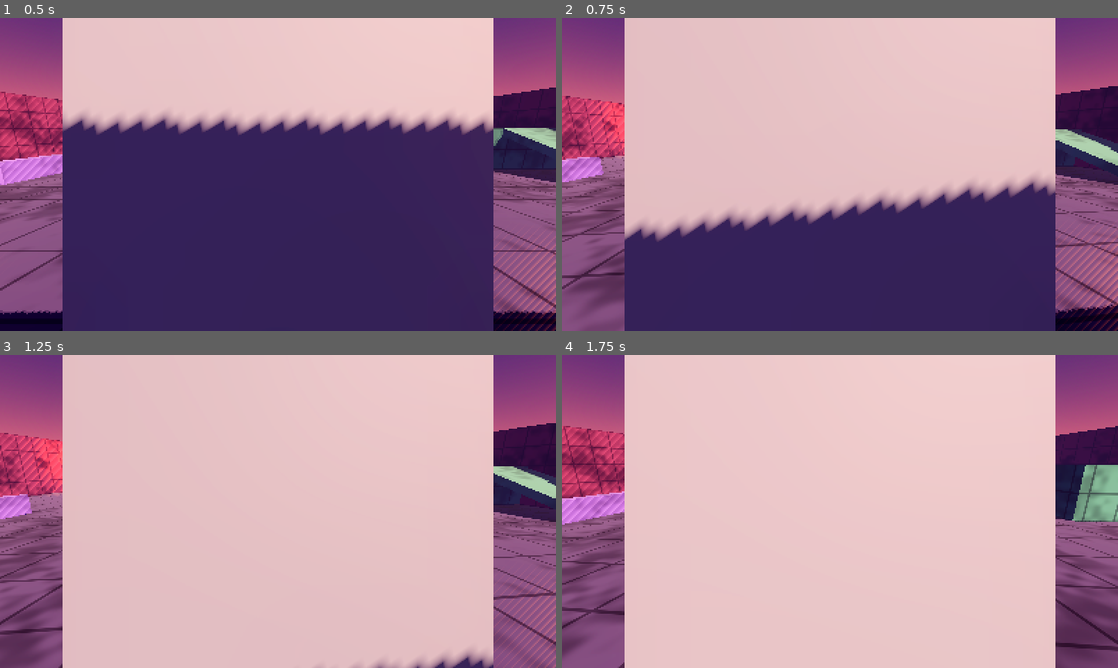
Above: before the commit, frames 1-4 (two rows, left to right).
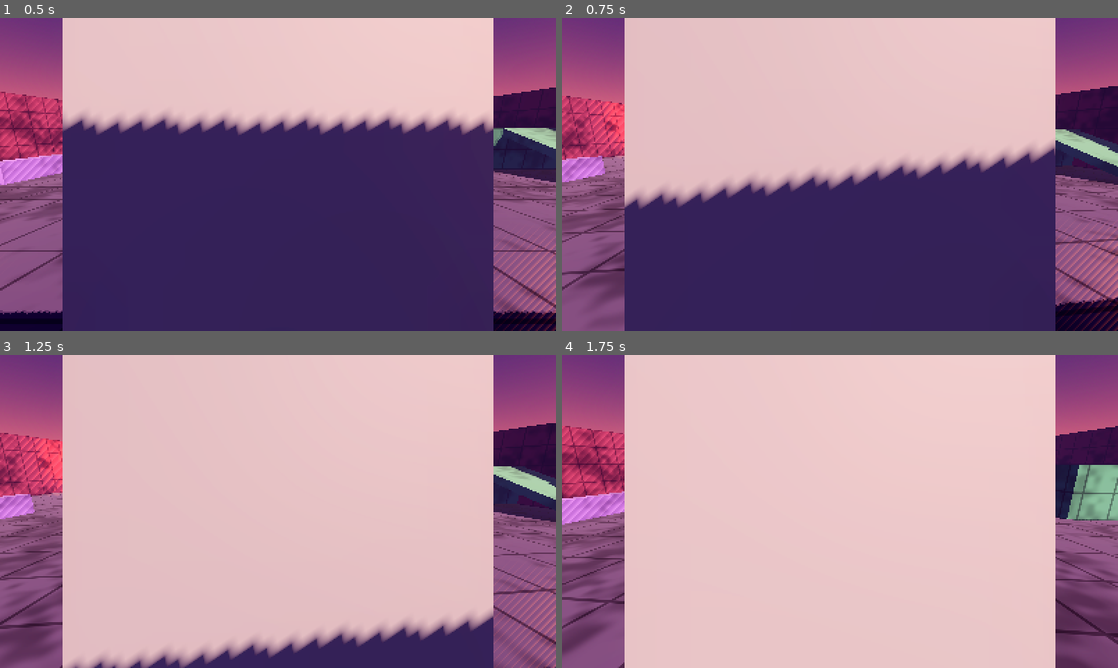
Above: after the commit, the same moments.

Repository: strahinja-gligovic/nitkov
Game: Godot game, scene res://src/world/arena.tscn
Same seed, same stepped clock (60 frames per second), same inputs: the game is played once before the commit and once after it.
Inputs (mouse positions are in pixels of both pictures, inside the frame that each line leads up to):
- Up to frame 1 (0.5 s): no input
- Up to frame 2 (0.75 s): tap Enter at 0.5 s; move the mouse to (867, 174) at 0.52 s; hold W (move_forward) from 0.53 s (still down); right-click (867, 174) at 0.6 s; click (867, 174) at 0.67 s
- Up to frame 3 (1.25 s): keep holding W (move_forward)
- Up to frame 4 (1.75 s): keep holding W (move_forward); move the mouse to (812, 511) at 1.27 s; right-click (812, 511) at 1.35 s

Frame 1 is identical in both runs. In frame 2, 12% of the frame differs, in the area x 0-100%, y 24-98%; in frame 3, 8.5%; in frame 4, 2.9%.

Commit message:
Block, parry, guard break, exhaustion in the fighter (ticket 04)
Holding block guards the front arc while idle and grounded; a block
press opens a 150ms parry window at most once per parry cooldown, and
presses during flinches stay buffered so a timed parry can escape a
chain. Exhausted fighters can't guard. Fighter integration tests step a
real fighter scene with crafted commands; scripted bot pressure checks
block -> block -> parry -> heavy guard break end to end.

Co-Authored-By: Claude Opus 5.5 <noreply@anthropic.com>

Diff:
--- a/src/combat/fighter.gd
+++ b/src/combat/fighter.gd
@@ -52,6 +52,7 @@
 	_advance_action(cmd, delta)
 	if state.is_actionable():
 		_act(cmd)
+	_update_guard(cmd)
 	_update_facing(cmd, delta)
 	_move(cmd, delta)
 
@@ -93,8 +94,32 @@
 
 ## Starts a new action from IDLE, highest priority first.
 func _act(cmd: InputCommand) -> void:
+	_try_parry()
 	if state.on_floor and _try_attack(cmd):
 		return
+
+
+# --- block and parry ----------------------------------------------------------
+
+## A block press opens a short parry window, at most once per parry_cooldown.
+## Presses during cooldown just block.
+func _try_parry() -> void:
+	if not state.has_buffered(InputCommand.BLOCK) or not _can_guard():
+		return
+	state.consume_buffered(InputCommand.BLOCK)
+	if state.parry_cooldown <= 0.0:
+		state.parry_window = tuning.parry_window
+		state.parry_cooldown = tuning.parry_cooldown
+
+
+func _update_guard(cmd: InputCommand) -> void:
+	state.blocking = state.action == FighterState.Action.IDLE and cmd.is_held(InputCommand.BLOCK) and _can_guard()
+	if state.action != FighterState.Action.IDLE:
+		state.parry_window = 0.0
+
+
+func _can_guard() -> bool:
+	return state.on_floor and state.exhausted <= 0.0
 
 
 # --- melee ------------------------------------------------------------------
--- a/src/debug/scenarios.gd
+++ b/src/debug/scenarios.gd
@@ -21,6 +21,22 @@
 				{"at": 1.3, "for": 1.0, "move": Vector2(0, 1), "hold": S},
 				{"at": 2.3, "for": 1.2, "move": Vector2(1, 0), "turn": 1.2},
 			]
+		"bot_pressure":
+			# for the bot: two lights, then two heavies
+			return [
+				{"at": 0.5, "press": L},
+				{"at": 1.3, "press": L},
+				{"at": 2.3, "press": H},
+				{"at": 4.8, "press": H},
+			]
+		"guard":
+			# for the player vs bot_pressure: block, block, parry the heavy, then
+			# block the second heavy (which breaks the guard)
+			return [
+				{"at": 0.2, "for": 2.0, "hold": B},
+				{"at": 2.92, "for": 0.1, "press": B},
+				{"at": 3.6, "for": 2.6, "hold": B},
+			]
 		"melee":
 			# light chain into a heavy against a target ~2m ahead (--bot_at=2.2)
 			return [
--- a/src/debug/scripted_controller.gd
+++ b/src/debug/scripted_controller.gd
@@ -39,9 +39,25 @@
 		if step.has("press") and not _fired.has(i):
 			_fired[i] = true
 			cmd.pressed |= int(step["press"])
-	camera_rig.rotate_view(turn * dt, pitch * dt)
-	cmd.aim_yaw = camera_rig.yaw
-	var world := Basis(Vector3.UP, camera_rig.yaw) * Vector3(local_move.x, 0.0, -local_move.y)
+	if camera_rig:
+		camera_rig.rotate_view(turn * dt, pitch * dt)
+		cmd.aim_yaw = camera_rig.yaw
+		cmd.aim_target = camera_rig.aim_point(fighter.chest_position(), [fighter.get_rid()])
+	else:
+		# no camera (a scripted bot): face and aim at the nearest enemy
+		var foe := _nearest_enemy(fighter)
+		cmd.aim_yaw = fighter.state.facing_yaw
+		if foe:
+			cmd.aim_yaw = CombatRules.dir_to_yaw(foe.global_position - fighter.global_position)
+			cmd.aim_target = foe.chest_position()
+	var world := Basis(Vector3.UP, cmd.aim_yaw) * Vector3(local_move.x, 0.0, -local_move.y)
 	cmd.move = Vector2(world.x, world.z).limit_length(1.0)
-	cmd.aim_target = camera_rig.aim_point(fighter.chest_position(), [fighter.get_rid()])
 	return cmd
+
+
+static func _nearest_enemy(fighter: Fighter) -> Fighter:
+	var best: Fighter = null
+	for other in fighter.enemies():
+		if best == null or fighter.global_position.distance_to(other.global_position) < fighter.global_position.distance_to(best.global_position):
+			best = other
+	return best
--- a/src/world/training_mode.gd
+++ b/src/world/training_mode.gd
@@ -46,6 +46,8 @@
 			bot.global_position = player.global_position + player.forward() * distance
 			bot.state.facing_yaw = wrapf(player.state.facing_yaw + PI, -PI, PI)
 			bot.rotation.y = bot.state.facing_yaw
+		if pilot.args.has("bot_drive"):
+			bot.controller = ScriptedController.new(Scenarios.get_timeline(pilot.args["bot_drive"]), null)
 		if pilot.args.has("spectate"):
 			pilot.spectate(player, bot)
 
--- /dev/null
+++ b/tests/test_fighter_actions.gd
@@ -0,0 +1,107 @@
+extends GutTest
+## Fighter integration: a real fighter scene stepped tick by tick with
+## crafted InputCommands, on a floor, with physics processing switched off.
+
+const FIGHTER := preload("res://src/combat/fighter.tscn")
+const DT := 1.0 / 60.0
+
+var fighter: Fighter
+
+
+func before_each() -> void:
+	var floor_body := StaticBody3D.new()
+	var shape := CollisionShape3D.new()
+	var box := BoxShape3D.new()
+	box.size = Vector3(40, 1, 40)
+	shape.shape = box
+	floor_body.add_child(shape)
+	floor_body.position = Vector3(0, -0.5, 0)
+	add_child_autofree(floor_body)
+	fighter = FIGHTER.instantiate()
+	add_child_autofree(fighter)
+	fighter.set_physics_process(false)
+	_tick(_cmd(), 3)  # settle onto the floor
+
+
+func _cmd(held := 0, pressed := 0) -> InputCommand:
+	var cmd := InputCommand.new()
+	cmd.held = held | pressed
+	cmd.pressed = pressed
+	cmd.aim_yaw = fighter.state.facing_yaw
+	return cmd
+
+
+func _tick(cmd: InputCommand, ticks := 1) -> void:
+	for i in ticks:
+		fighter.simulate(cmd, DT)
+		cmd.pressed = 0  # a press only counts on its first tick
+
+
+func test_tapping_block_opens_a_parry_window_and_blocks() -> void:
+	_tick(_cmd(0, InputCommand.BLOCK))
+	assert_gt(fighter.state.parry_window, 0.0)
+	assert_true(fighter.state.blocking)
+
+
+func test_parry_attempts_have_a_cooldown_but_holding_still_blocks() -> void:
+	_tick(_cmd(0, InputCommand.BLOCK))
+	_tick(_cmd(), 12)  # let go; the window closes
+	assert_eq(fighter.state.parry_window, 0.0)
+	_tick(_cmd(0, InputCommand.BLOCK))
+	assert_eq(fighter.state.parry_window, 0.0, "too soon for another parry")
+	assert_true(fighter.state.blocking)
+	_tick(_cmd(), int(fighter.tuning.parry_cooldown / DT))
+	_tick(_cmd(0, InputCommand.BLOCK))
+	assert_gt(fighter.state.parry_window, 0.0, "cooldown over")
+
+
+func test_exhausted_fighters_cannot_block() -> void:
+	fighter.state.exhausted = 1.0
+	_tick(_cmd(InputCommand.BLOCK))
+	assert_false(fighter.state.blocking)
+
+
+func test_attacking_drops_the_guard() -> void:
+	_tick(_cmd(InputCommand.BLOCK), 2)
+	_tick(_cmd(InputCommand.BLOCK, InputCommand.LIGHT))
+	assert_eq(fighter.state.action, FighterState.Action.ATTACK)
+	assert_false(fighter.state.blocking)
+
+
+func test_light_presses_walk_the_chain_and_wrap() -> void:
+	var seen: Array[int] = []
+	for press in 4:
+		_tick(_cmd(0, InputCommand.LIGHT))
+		seen.append(fighter.state.combo_index)
+		var attack := fighter.state.attack
+		var to_chain := attack.windup + attack.active + attack.chain_after
+		_tick(_cmd(), int(ceil(to_chain / DT)))
+	assert_eq(seen, [0, 1, 2, 0] as Array[int])
+
+
+func test_chain_resets_after_a_pause() -> void:
+	_tick(_cmd(0, InputCommand.LIGHT))
+	_tick(_cmd(), int((fighter.state.attack.duration() + fighter.tuning.combo_reset + 0.1) / DT))
+	_tick(_cmd(0, InputCommand.LIGHT))
+	assert_eq(fighter.state.combo_index, 0)
+
+
+func test_heavy_costs_its_stamina() -> void:
+	_tick(_cmd(0, InputCommand.HEAVY))
+	assert_eq(fighter.state.action, FighterState.Action.ATTACK)
+	assert_eq(fighter.state.attack, fighter.weapon.heavy)
+	assert_almost_eq(fighter.state.stamina, fighter.tuning.max_stamina - fighter.weapon.heavy.stamina_cost, 0.01)
+
+
+func test_no_stamina_no_swing() -> void:
+	fighter.state.spend_stamina(1000.0, fighter.tuning)  # empty, with the regen delay pending
+	_tick(_cmd(0, InputCommand.LIGHT))
+	assert_eq(fighter.state.action, FighterState.Action.IDLE)
+
+
+func test_presses_during_a_flinch_are_buffered() -> void:
+	fighter.state.apply_flinch(0.1)
+	_tick(_cmd(0, InputCommand.LIGHT))
+	assert_eq(fighter.state.action, FighterState.Action.FLINCH)
+	_tick(_cmd(), 6)
+	assert_eq(fighter.state.action, FighterState.Action.ATTACK, "the buffered light fires when the flinch ends")
Not shown, changed: .scratch/nitkov-combat-prototype/issues/04-block-parry-stamina.md
